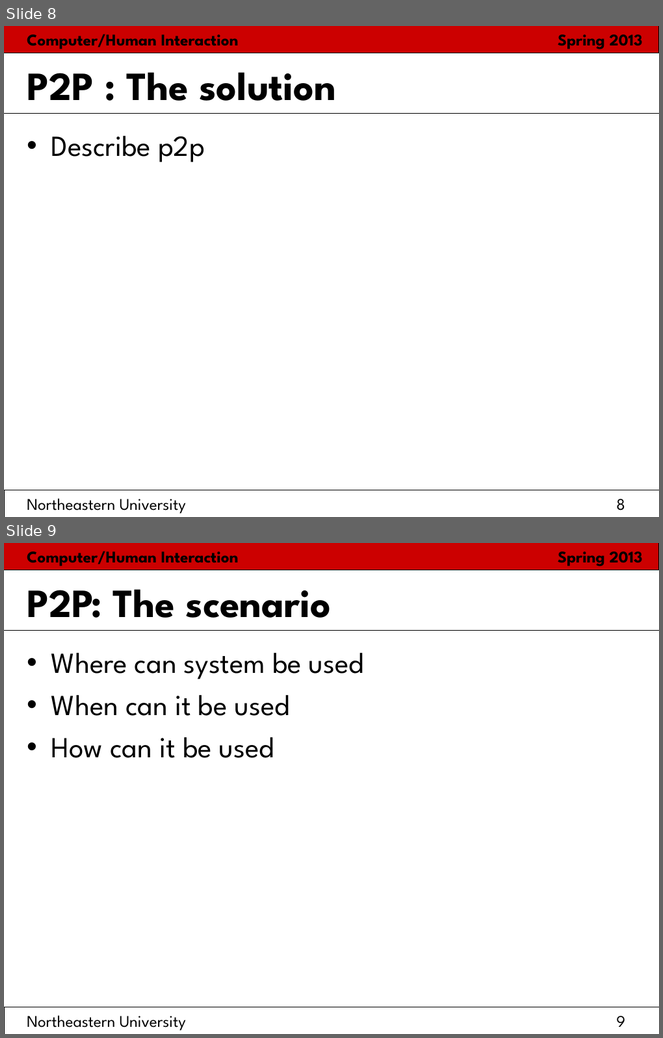
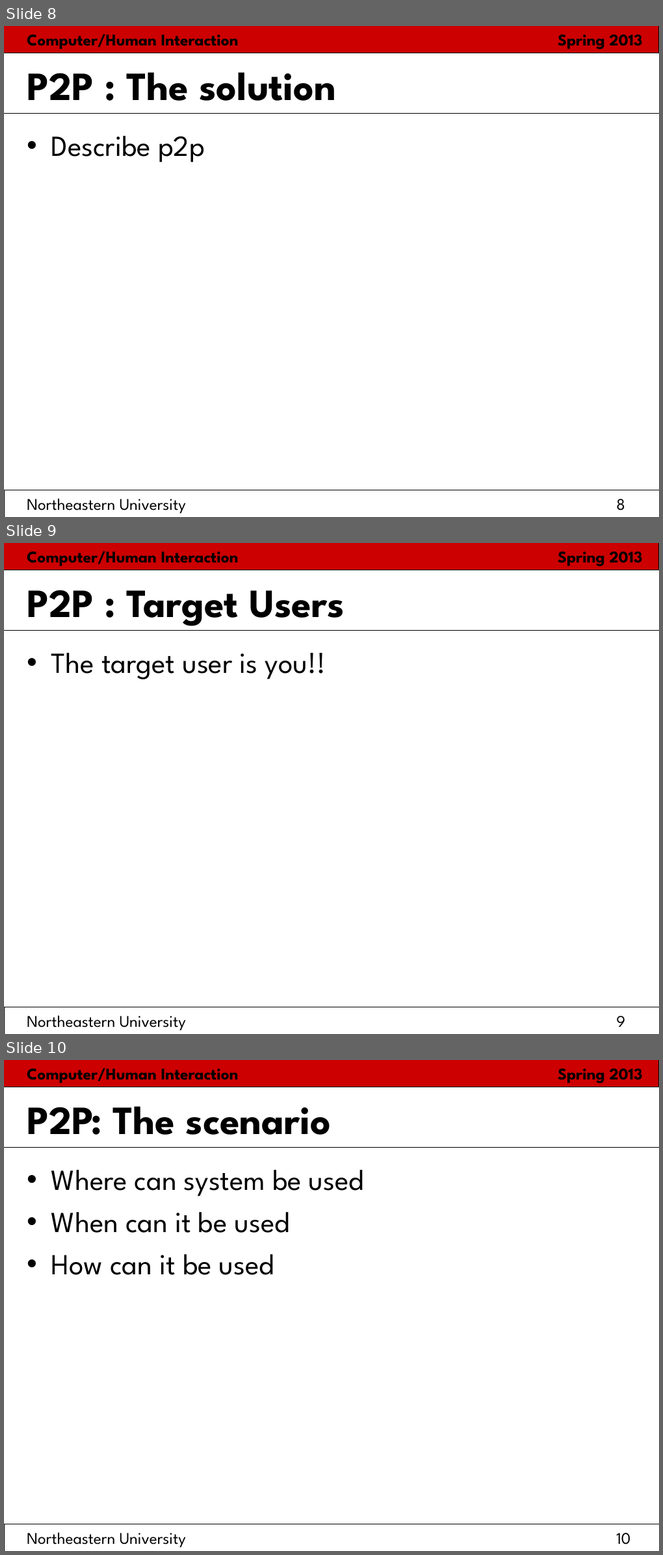
Before and after one commit to hci2014/sandbox, a slide deck: FinalPresentationTemplate.ppt. Shown one above the other, each under a label of ours: slides 8 and 9 before the commit, slides 8, 9 and 10 after it. The pictures are 663x1038 and 663x1555 pixels, drawn with LibreOffice and Linux fonts; fonts in the diff are those of the drawing. Boxes give left, top, right and bottom in pixels: in the first picture for what was removed or moved away, otherwise in the second. Text is boxed around its words. In the diff, an @@ line names an element or a change of style, - is before the commit and + after.

```diff
--- a/FinalPresentationTemplate.ppt
+++ b/FinalPresentationTemplate.ppt
@@ slide 9 added at (4,543,659,1034), background #FFFFFF; not listed: 6 template elements that a slide beside it also shows @@
@@ title added at (27,590,345,626), 44 pt, text #000000, bold @@
+P2P : Target Users
@@ text added at (51,653,326,679), 32 pt, text #000000 @@
+• The target user is you!!
@@ what was slide 9 is now slide 10 @@
@@ page number at (27,1533,631,1548): text changed @@
-Northeastern University 9
+Northeastern University 10
```
Also in this commit, not shown: 1 slide changed, 1 other file.
